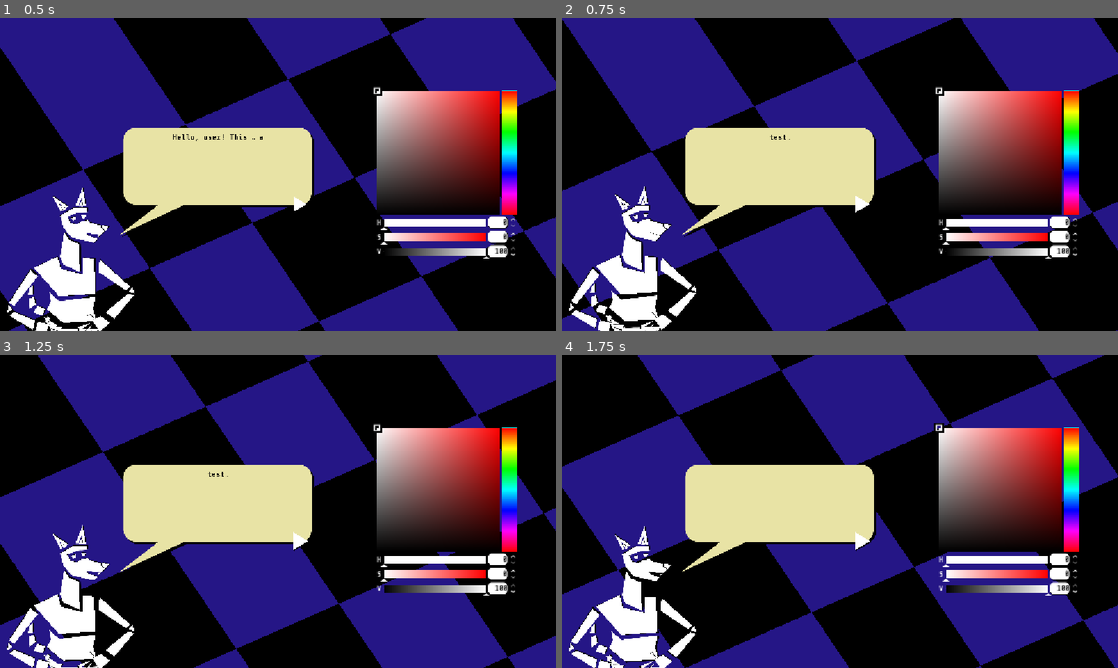
Above: before the commit, frames 1-4 (two rows, left to right).
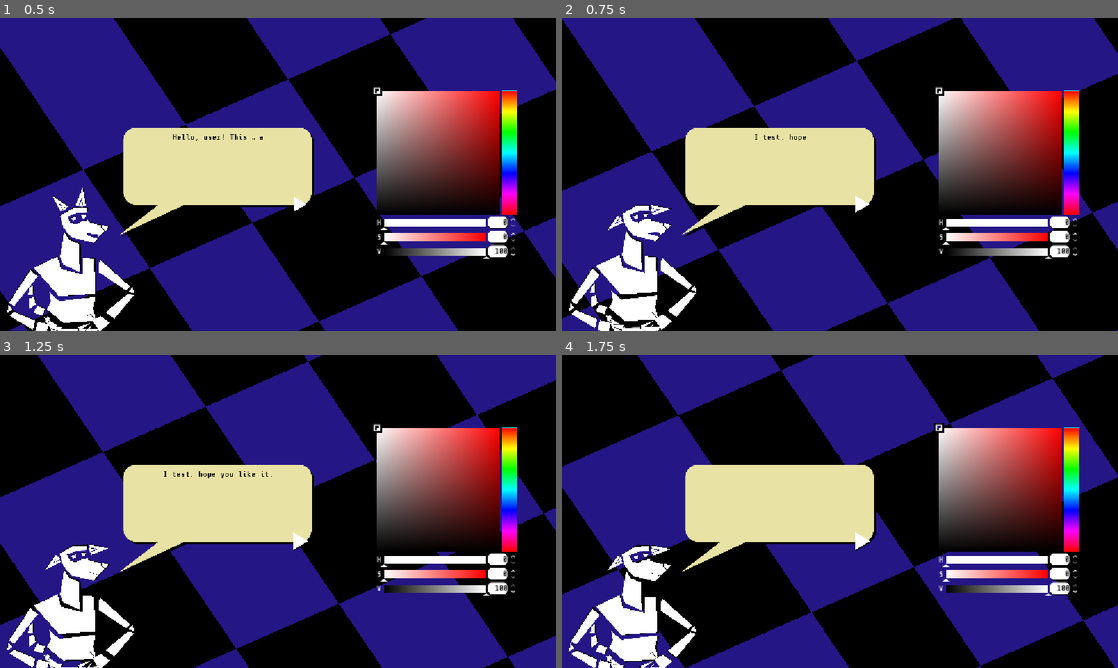
Above: after the commit, the same moments.

Repository: AlejandroCiuba/color-picker-game
Game: Godot game, scene res://scenes/levels/test.tscn
Two runs of this game, one before a commit and one after it. Both use one fixed random seed, a clock stepped at 60 frames per second and the inputs below. The project has no main scene, so this scene is started directly.
Inputs (mouse positions are in pixels of both pictures, inside the frame that each line leads up to):
- Up to frame 1 (0.5 s): no input
- Up to frame 2 (0.75 s): click (862, 205) at 0.5 s
- Up to frame 3 (1.25 s): no input
- Up to frame 4 (1.75 s): click (862, 542) at 1.25 s

Frame 1 is identical in both runs. In frame 2, 0.4% of the frame differs, in the area x 8-44%, y 37-72%; in frame 3, 0.4%, in the area x 8-49%, y 37-73%; in frame 4, 0.3%.
Error before the commit: Invalid access to property or key 'dialog_id' on a base object of type 'Nil'. (res://scenes/ents/dialog_display.gd:15)

Commit message:
Added more callback options for the character

Diff:
--- a/scenes/ents/character.gd
+++ b/scenes/ents/character.gd
@@ -18,6 +18,10 @@
 
 func talk_sad() -> void:
 	_anim.play("talk-sad")
+
+
+func tail_down() -> void:
+	_anim.play("tail-down")
 
 
 func change_color(color: Color) -> void:
